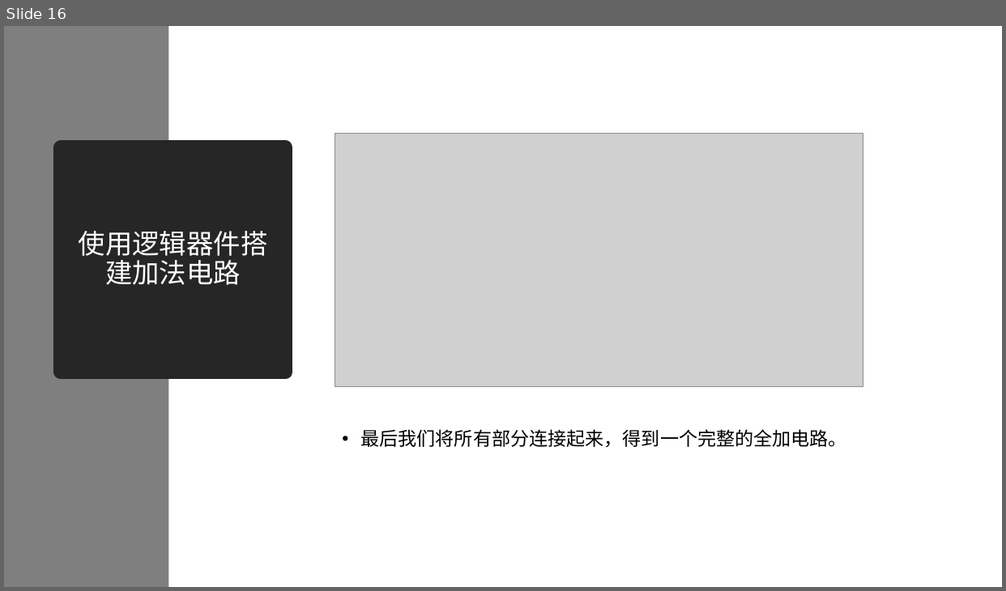
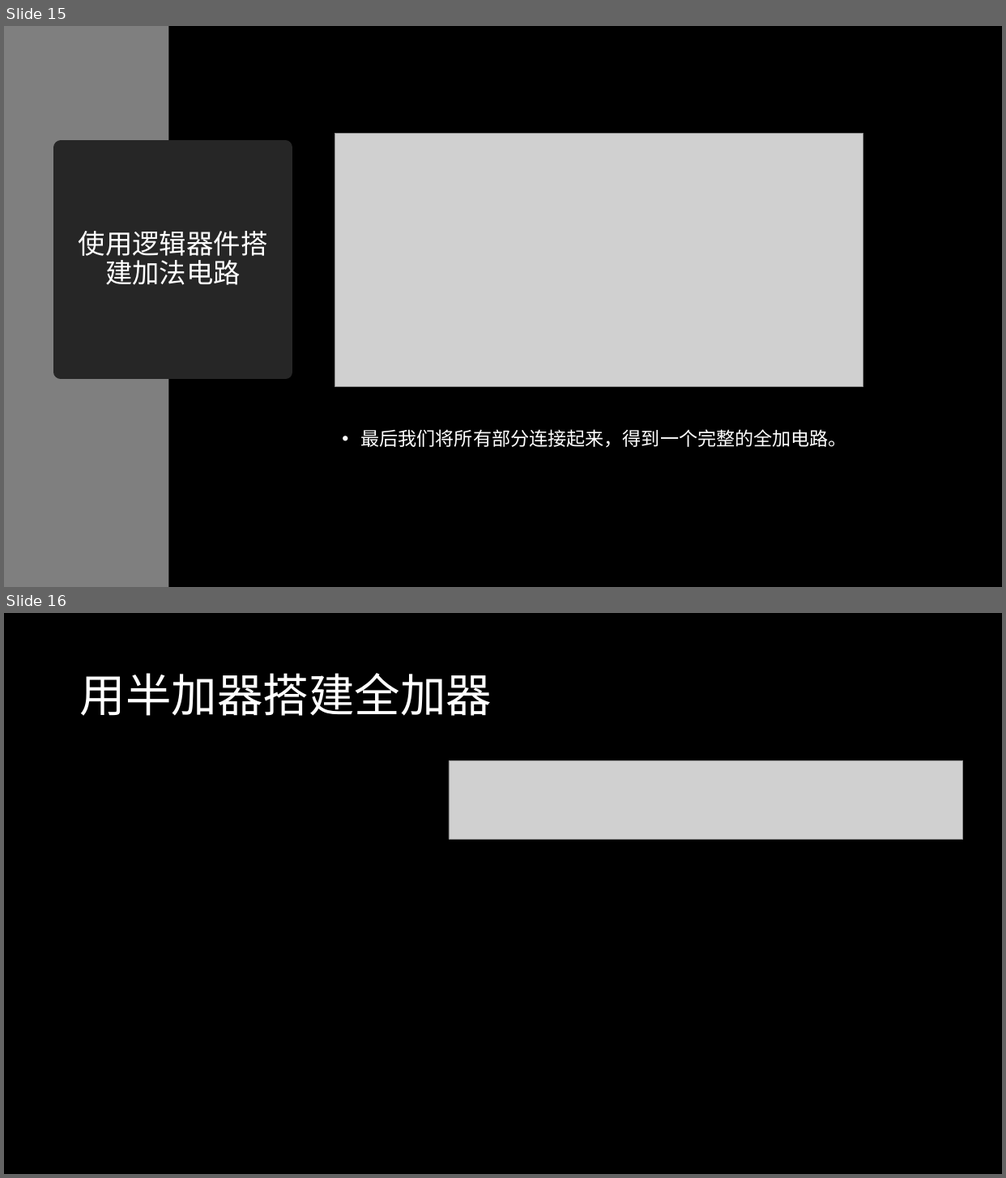
Before and after one commit to SleepySoft/SleepyMemo, a slide deck: 半导体器件与逻辑电路.pptx. Shown one above the other, each under a label of ours: slide 16 before the commit, slides 15 and 16 after it. The pictures are 1006x591 and 1006x1178 pixels, drawn with LibreOffice and Linux fonts; fonts in the diff are those of the drawing; grey boxes stand for pictures. Boxes give left, top, right and bottom in pixels: in the first picture for what was removed or moved away, otherwise in the second. Text is boxed around its words. In the diff, an @@ line names an element or a change of style, - is before the commit and + after.

```diff
--- a/半导体器件与逻辑电路.pptx
+++ b/半导体器件与逻辑电路.pptx
@@ slide 16 added at [4, 613, 1002, 1174], background #000000 @@
@@ title added at [80, 673, 492, 716], 44 pt, text #FFFFFF @@
+用半加器搭建全加器
@@ picture added at [449, 761, 963, 840] @@
@@ what was slide 16 is now slide 15 @@
@@ slide 15 changed as well @@
@@ background #FFFFFF to #000000 @@
@@ text "最后我们将所有部分连接起来，得到一个完整的全加电路。" at [360, 429, 847, 448]: text colour #000000 to #FFFFFF @@
```
Also in this commit, not shown: 15 other slides changed, 9 other slides added, 1 slide removed, 3 other files.
